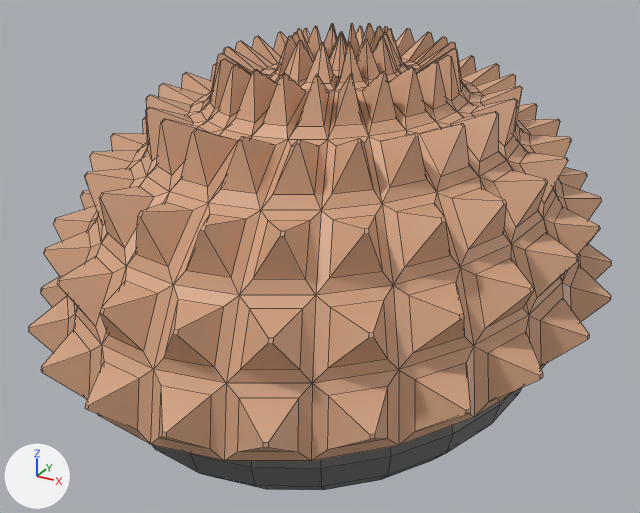
The FBX model Assets/Blender/Enviroment/Forest/HedgeHog.fbx, before and after one commit.
Camera for both pictures: a 50 mm lens placed at (0.548, -1.051, 0.748), pointed at (-0.017, -0.025, 0.235). The axes (+X, +Y, +Z) are drawn at lower left. The lights are the same throughout. Mesh edges are drawn as thin lines.
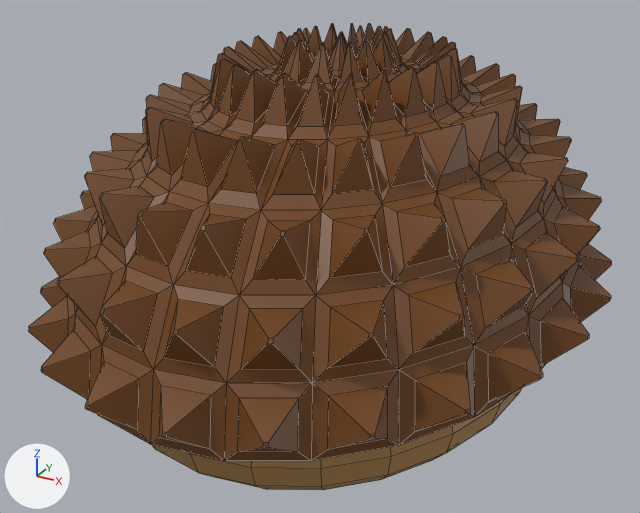
The change, as JSON lines over the scene's bpy script:
```json
{"op": "add", "block": "img_allforestthingstexture_png", "code": ["img_allforestthingstexture_png = load_image('AllForestThingsTexture.png', 'AllForestThingsTexture.png', 1024, 1024, 'sRGB')"]}
{"op": "add", "block": "mat_allforestthings", "code": ["mat_allforestthings = principled_material('AllForestThings')", "mat_allforestthings.texture = img_allforestthingstexture_png  # with its transparency"]}
{"block": "me_sphere_001", "where": "me_sphere_001.from_pydata(...)  # 1446 vertices, 1424 faces; spans x -0.375..0.376, y -0.475..0.475, z 0.163..0.55"}
{"block": "me_sphere_001", "where": "# used by ob_sphere; location = (0.0, 0.0, 0.0)"}
{"op": "remove", "block": "me_sphere_001", "code": "me_sphere_001.materials.append(mat_woodinside)  # beige #d3a482"}
{"block": "me_sphere_001", "change": "me_sphere_001 part 1: texture (UV) coordinates of 1424 of 1424 faces, centred in x -0.375..0.375, y -0.474..0.474, z 0.168..0.55, changed; they spanned u 0.0..1.0, v 0.5..0.92 and now span u 0.91..0.97, v 0.9..0.93"}
{"op": "add", "block": "me_sphere_001", "code": "me_sphere_001.materials.append(mat_allforestthings)  # picture img_allforestthingstexture_png"}
{"block": "me_sphere_002", "where": "me_sphere_002.from_pydata(...)  # 266 vertices, 288 faces; spans x -0.294..0.294, y -0.372..0.372, z -0.016..0.254"}
{"op": "remove", "block": "me_sphere_002", "code": "me_sphere_002.materials.append(mat_black)  # dark grey #6b6b6b"}
{"op": "add", "block": "me_sphere_002", "code": "me_sphere_002.materials.append(mat_allforestthings)  # picture img_allforestthingstexture_png"}
```

Changed parts and their boxes [x1, y1, x2, y2] in the pictures (640 x 513 px):
```json
{"object": "Sphere", "change": "recoloured, surface changed", "before": [29, 23, 611, 461], "after": [29, 23, 611, 461]}
{"object": "Sphere.001", "change": "recoloured", "before": [152, 388, 522, 490], "after": [152, 388, 522, 490], "on screen": "black to brown"}
```
